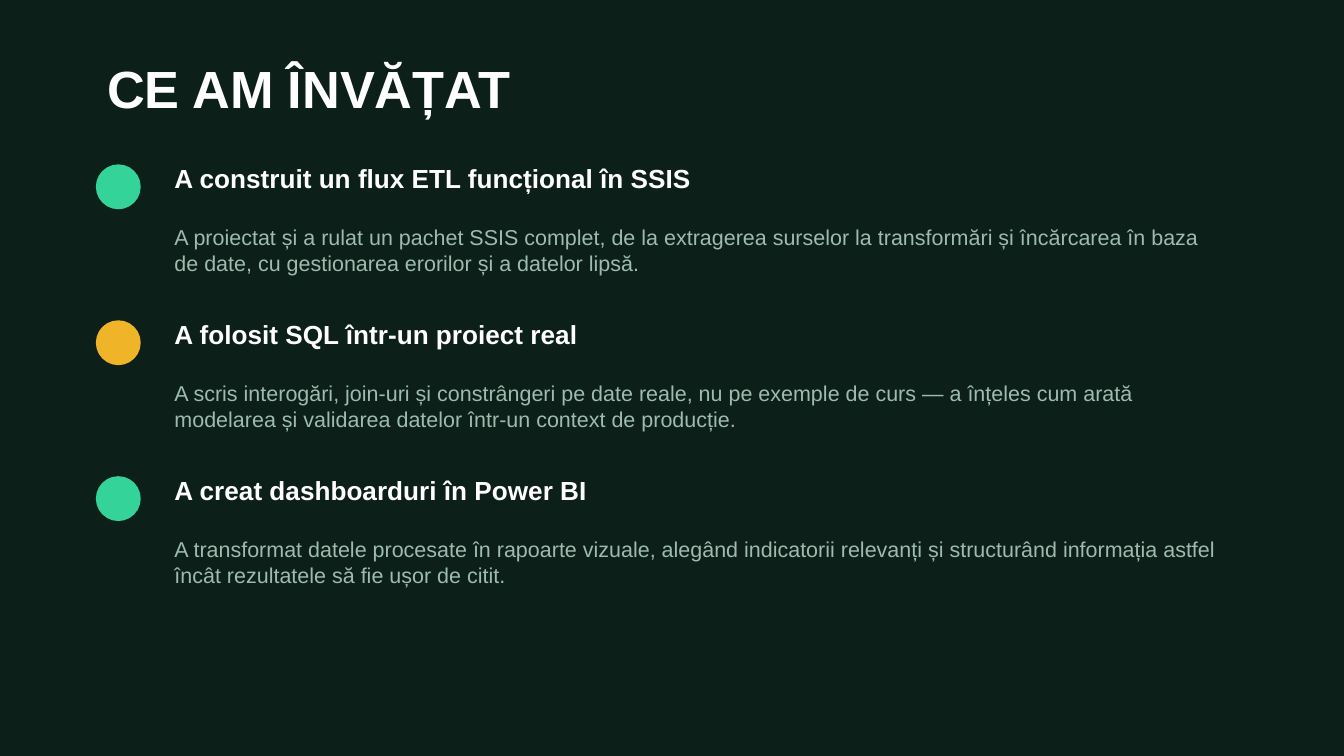
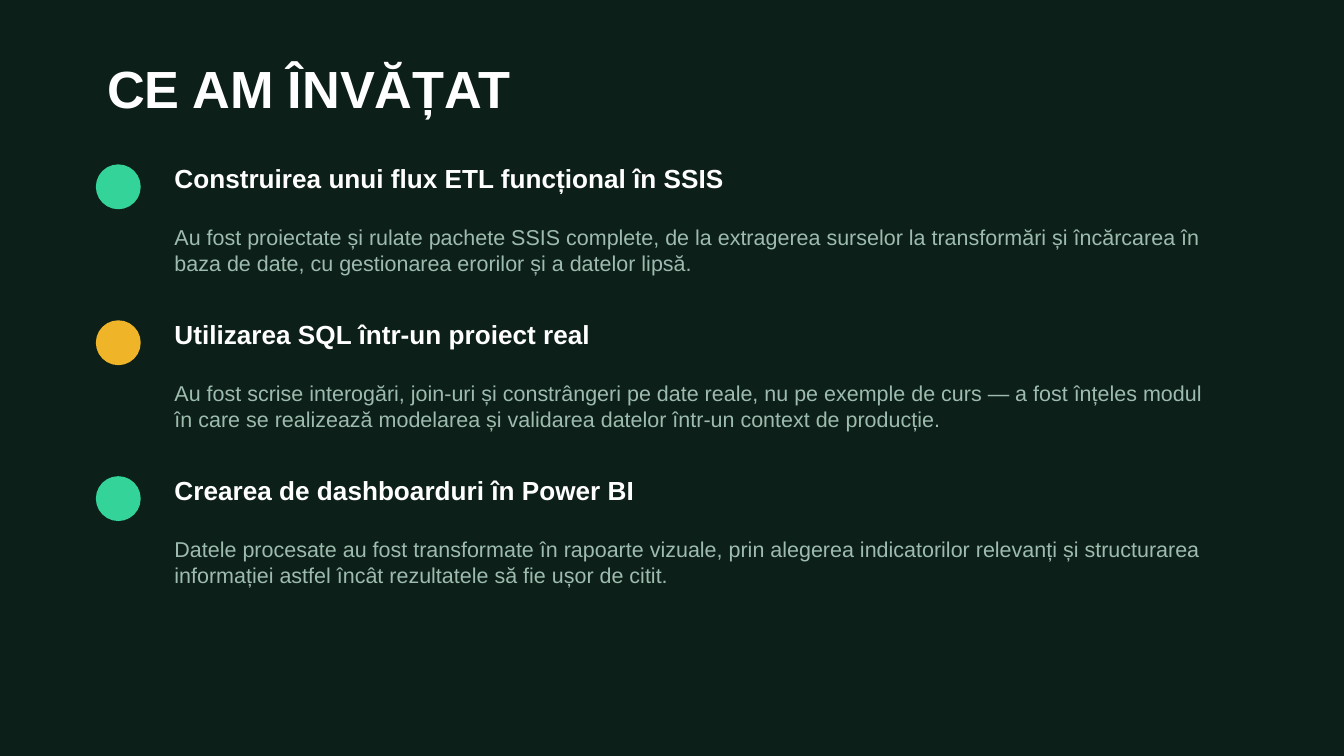
Before and after one commit to tudorgorgovan/CueUp, a slide deck: slide 15 of CueUp - prezentare.PPT. Drawn at 1344x756 pixels with LibreOffice and Linux fonts; fonts in the diff are those of the drawing. Boxes give left, top, right and bottom in pixels: in the first picture for what was removed or moved away, otherwise in the second. Text is boxed around its words. In the diff, an @@ line names an element or a change of style, - is before the commit and + after.

```diff
--- a/CueUp - prezentare.PPT
+++ b/CueUp - prezentare.PPT
@@ text at (174, 168, 724, 194): text changed @@
-A construit un flux ETL funcțional în SSIS
+Construirea unui flux ETL funcțional în SSIS
@@ text at (174, 229, 1199, 276): text changed @@
-A proiectat și a rulat un pachet SSIS complet, de la extragerea surselor la transformări și încărcarea în baza de date, cu gestionarea erorilor și a datelor lipsă.
+Au fost proiectate și rulate pachete SSIS complete, de la extragerea surselor la transformări și încărcarea în baza de date, cu gestionarea erorilor și a datelor lipsă.
@@ text at (174, 324, 590, 350): text changed @@
-A folosit SQL într-un proiect real
+Utilizarea SQL într-un proiect real
@@ text at (174, 385, 1202, 432): text changed @@
-A scris interogări, join-uri și constrângeri pe date reale, nu pe exemple de curs — a înțeles cum arată modelarea și validarea datelor într-un context de producție.
+Au fost scrise interogări, join-uri și constrângeri pe date reale, nu pe exemple de curs — a fost înțeles modul în care se realizează modelarea și validarea datelor într-un context de producție.
@@ text at (174, 480, 634, 501): text changed @@
-A creat dashboarduri în Power BI
+Crearea de dashboarduri în Power BI
@@ text at (174, 541, 1200, 588): text changed @@
-A transformat datele procesate în rapoarte vizuale, alegând indicatorii relevanți și structurând informația astfel încât rezultatele să fie ușor de citit.
+Datele procesate au fost transformate în rapoarte vizuale, prin alegerea indicatorilor relevanți și structurarea informației astfel încât rezultatele să fie ușor de citit.
```
Also in this commit, not shown: 1 other slide changed.
